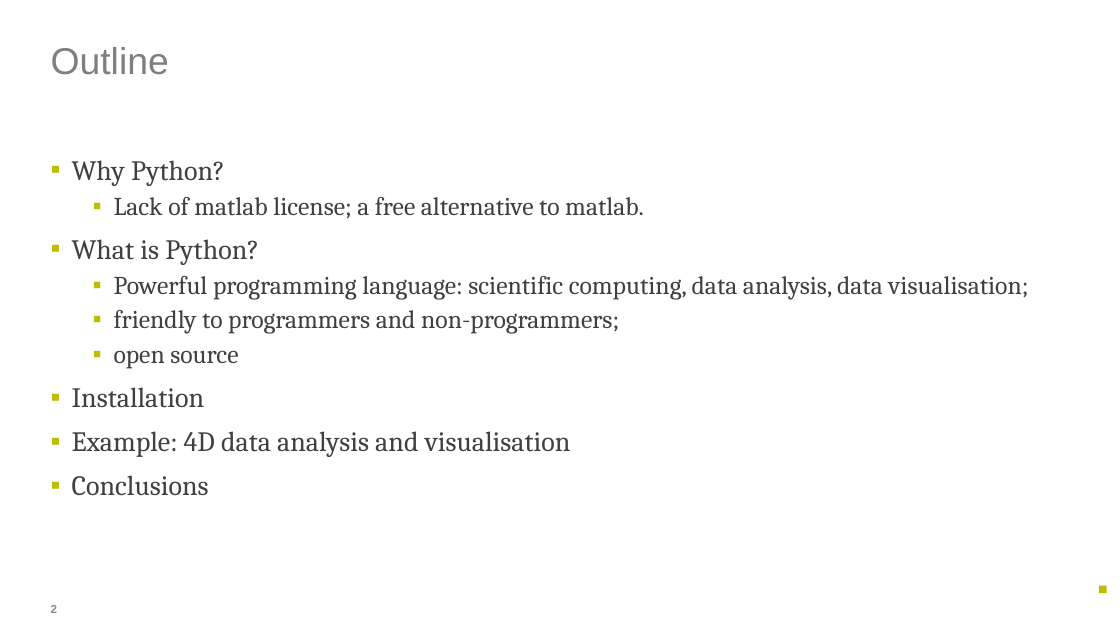
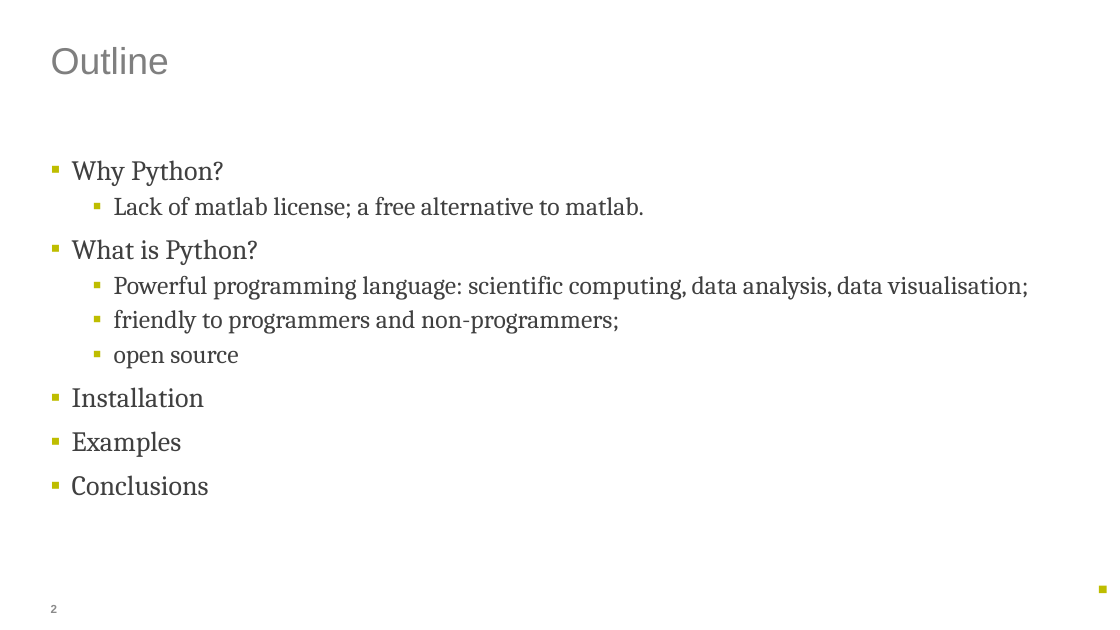
Before and after one commit to cenghu/python_tutorial, a slide deck: slide 2 of python_tutorial.pptx. Drawn at 1120x630 pixels with LibreOffice and Linux fonts; fonts in the diff are those of the drawing; background and template pictures are left out. Boxes give left, top, right and bottom in pixels: in the first picture for what was removed or moved away, otherwise in the second. Text is boxed around its words. In the diff, an @@ line names an element or a change of style, - is before the commit and + after.

```diff
--- a/python_tutorial.pptx
+++ b/python_tutorial.pptx
@@ text at box(72, 431, 182, 457): text changed @@
-▪ Example: 4D data analysis and visualisation
+▪ Examples
```
Also in this commit, not shown: 1 other slide changed, 1 slide added, 8 other files.
